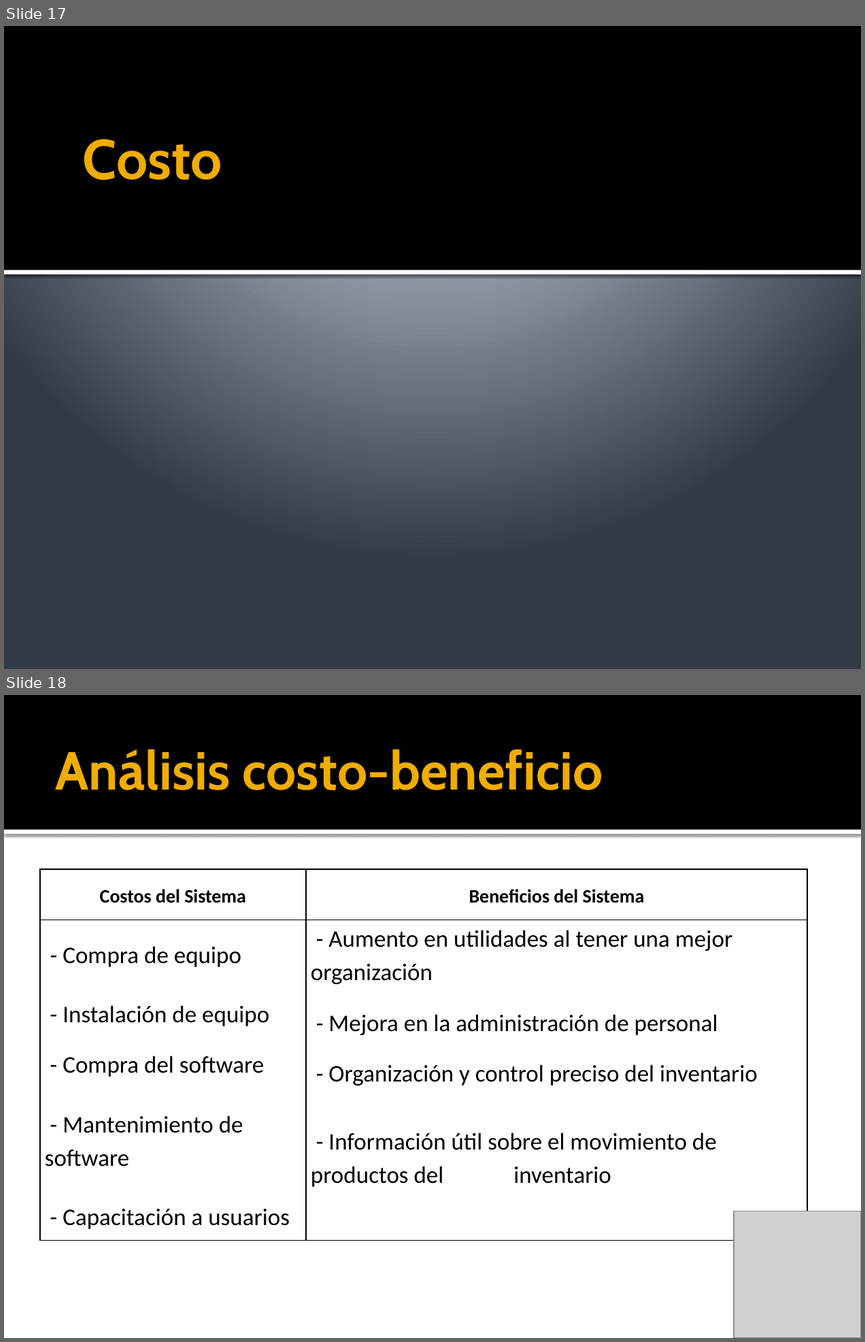
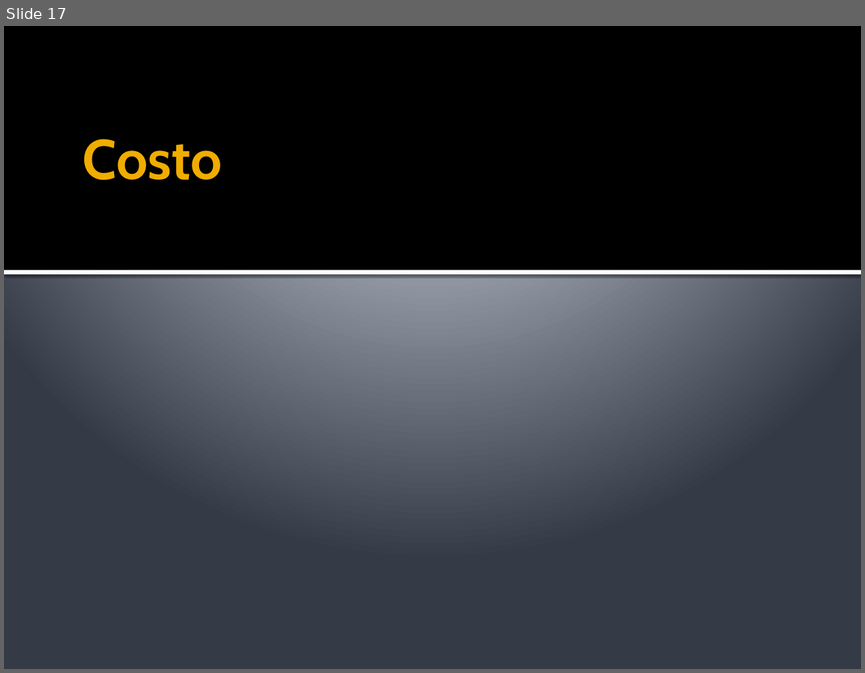
Before and after one commit to ludwingperezt/proyecto-ayd2-documentacion, a slide deck: Propuesta (Doc y Diap)/Dattex-Plus.pptx. Shown one above the other, each under a label of ours: slides 17 and 18 before the commit, slide 17 after it. The pictures are 865x1342 and 865x673 pixels, drawn with LibreOffice and Linux fonts; fonts in the diff are those of the drawing; grey boxes stand for pictures. Boxes give left, top, right and bottom in pixels: in the first picture for what was removed or moved away, otherwise in the second. Text is boxed around its words. In the diff, an @@ line names an element or a change of style, - is before the commit and + after.

Commit message:
Actualizada la presentación y el documento de la propuesta. Se agregó el pdf

```diff
--- a/Propuesta (Doc y Diap)/Dattex-Plus.pptx
+++ b/Propuesta (Doc y Diap)/Dattex-Plus.pptx
@@ slide 18 removed at [4,695,861,1338], background #FFFFFF @@
@@ rectangle removed at [4,695,861,830] @@
@@ title removed at [56,749,603,790] @@
-Análisis costo-beneficio
@@ rectangle removed at [4,830,861,834] @@
@@ table removed at [40,869,807,1239], 6 rows, 2 columns @@
-Costos del Sistema | Beneficios del Sistema
-- Compra de equipo | - Aumento en utilidades al tener una mejor organización
-- Instalación de equipo | - Mejora en la administración de personal
-- Compra del software | - Organización y control preciso del inventario
-- Mantenimiento de software | - Información útil sobre el movimiento de productos del inventario
-- Capacitación a usuarios | 
@@ picture removed at [734,1211,861,1338] @@
```
Also in this commit, not shown: 2 other files.
